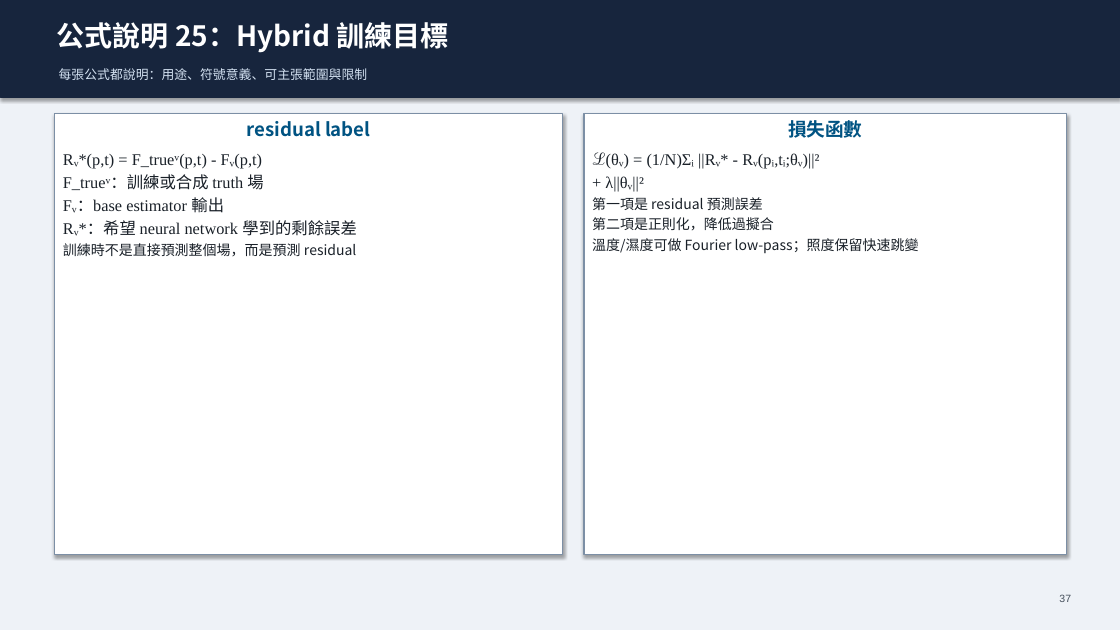
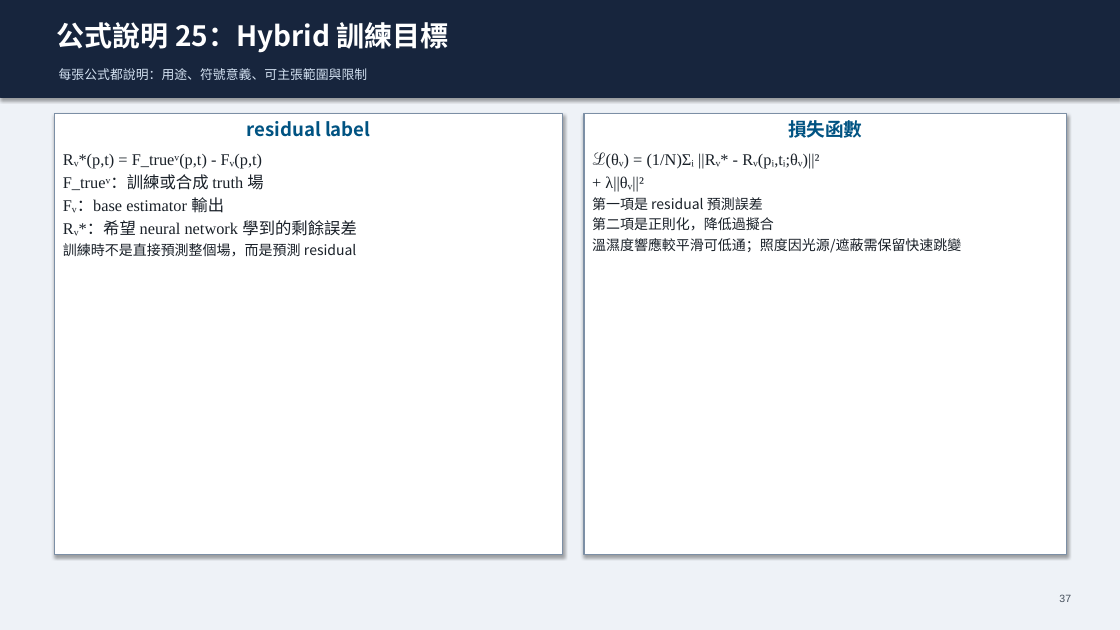
Before and after one commit to Yunitrish006006/A-Spatial-Digital-Twin-Prototype-for-Indoor-Spaces-with-Environmental-Factors, a slide deck: slide 37 of docs/papers/thesis/thesis_presentation_zh.pptx. Drawn at 1120x630 pixels with LibreOffice and Linux fonts; fonts in the diff are those of the drawing. Boxes give left, top, right and bottom in pixels: in the first picture for what was removed or moved away, otherwise in the second. Text is boxed around its words. In the diff, an @@ line names an element or a change of style, - is before the commit and + after.

```diff
--- a/docs/papers/thesis/thesis_presentation_zh.pptx
+++ b/docs/papers/thesis/thesis_presentation_zh.pptx
@@ text in rectangle at (592, 238, 961, 253): text changed @@
-溫度/濕度可做 Fourier low-pass；照度保留快速跳變
+溫濕度響應較平滑可低通；照度因光源/遮蔽需保留快速跳變
```
Also in this commit, not shown: 1 other slide changed, 24 other files.
